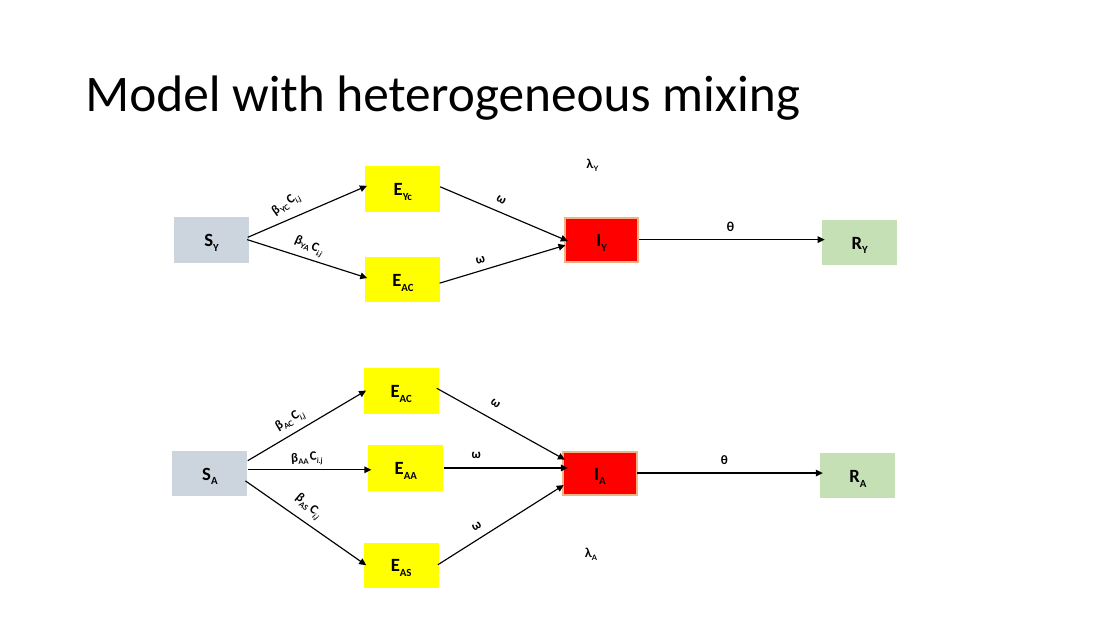
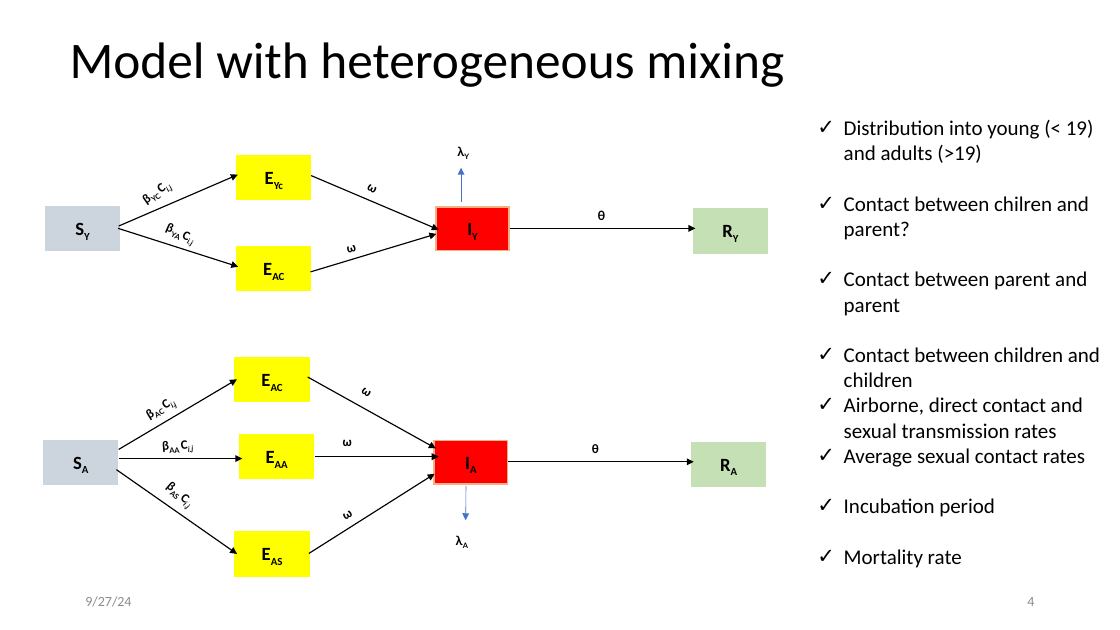
Before and after one commit to Charnadata/Group-6, a slide deck: slide 4 of GWAC-powerpoint.pptx. Drawn at 1120x630 pixels with LibreOffice and Linux fonts; fonts in the diff are those of the drawing. Boxes give left, top, right and bottom in pixels: in the first picture for what was removed or moved away, otherwise in the second. Text is boxed around its words. In the diff, an @@ line names an element or a change of style, - is before the commit and + after.

Commit message:
updated powerpoint

```diff
--- a/GWAC-powerpoint.pptx
+++ b/GWAC-powerpoint.pptx
@@ title "Model with heterogeneous mixing": place and size @@
-title "Model with heterogeneous mixing" at [85,75,800,120]
+title "Model with heterogeneous mixing" at [70,42,784,87]
@@ text added at [844,120,1100,568], 18 pt, text #000000 @@
+✓ Distribution into young (< 19) and adults (>19)
+✓ Contact between chilren and parent?
+✓ Contact between parent and parent
+✓ Contact between children and children
+✓ Airborne, direct contact and sexual transmission rates
+✓ Average sexual contact rates
+✓ Incubation period
+✓ Mortality rate
@@ arrow added from (461, 202) to (461, 168), #4472C4 0.5 pt @@
@@ 20 rectangles, 12 arrows, 5 texts: place and size @@
-20 rectangles, 12 arrows, 5 texts at [173,145,897,587]
+20 rectangles, 12 arrows, 5 texts at [44,133,768,576]
@@ arrow added from (466, 486) to (465, 520), #4472C4 0.5 pt @@
@@ text added at [85,596,131,607], 12 pt, text #8C8C8C @@
+9/27/24
@@ page number added at [1027,597,1034,606], 12 pt, text #8C8C8C @@
+4
```
Also in this commit, not shown: 3 other slides changed, 4 slides added, 2 slides removed.
